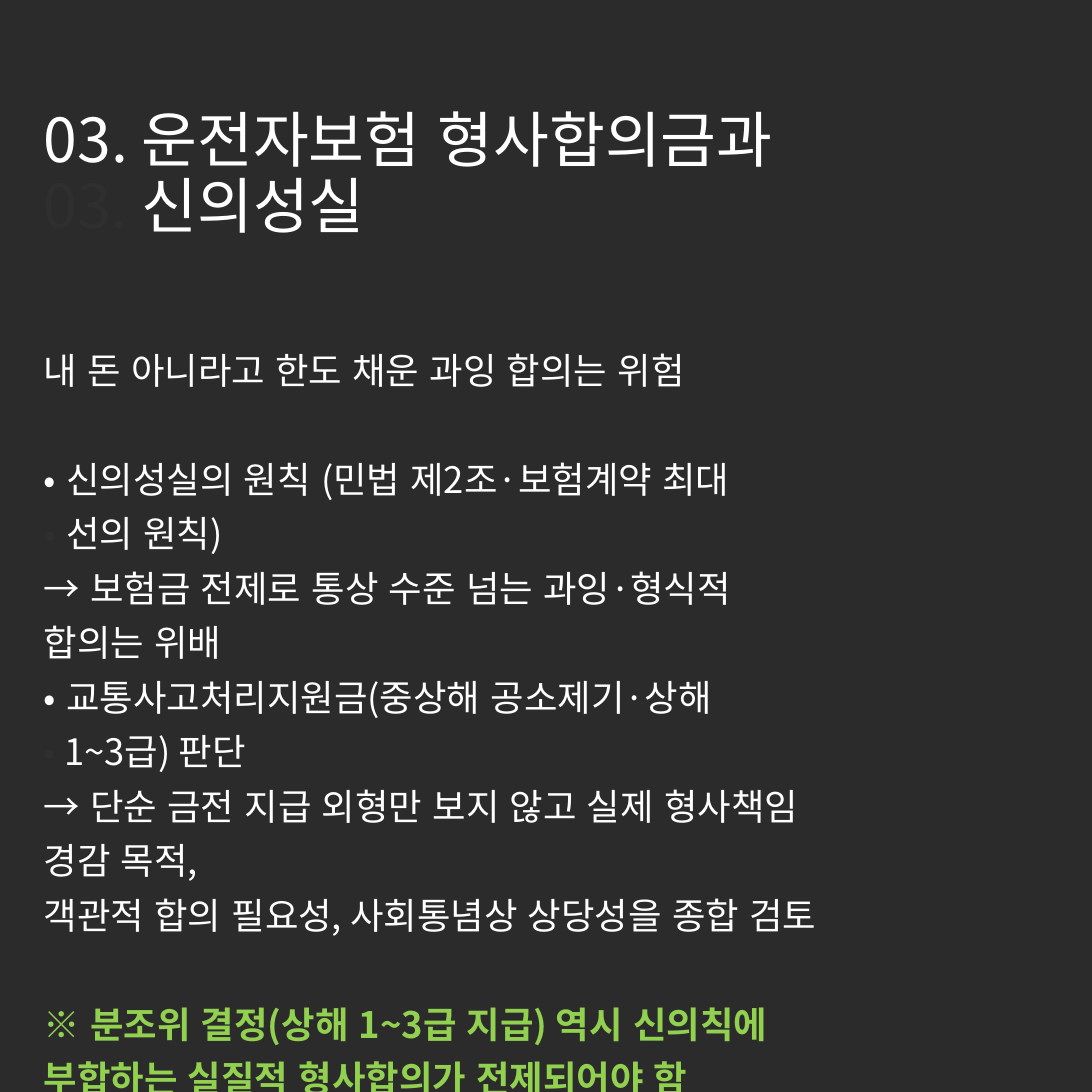
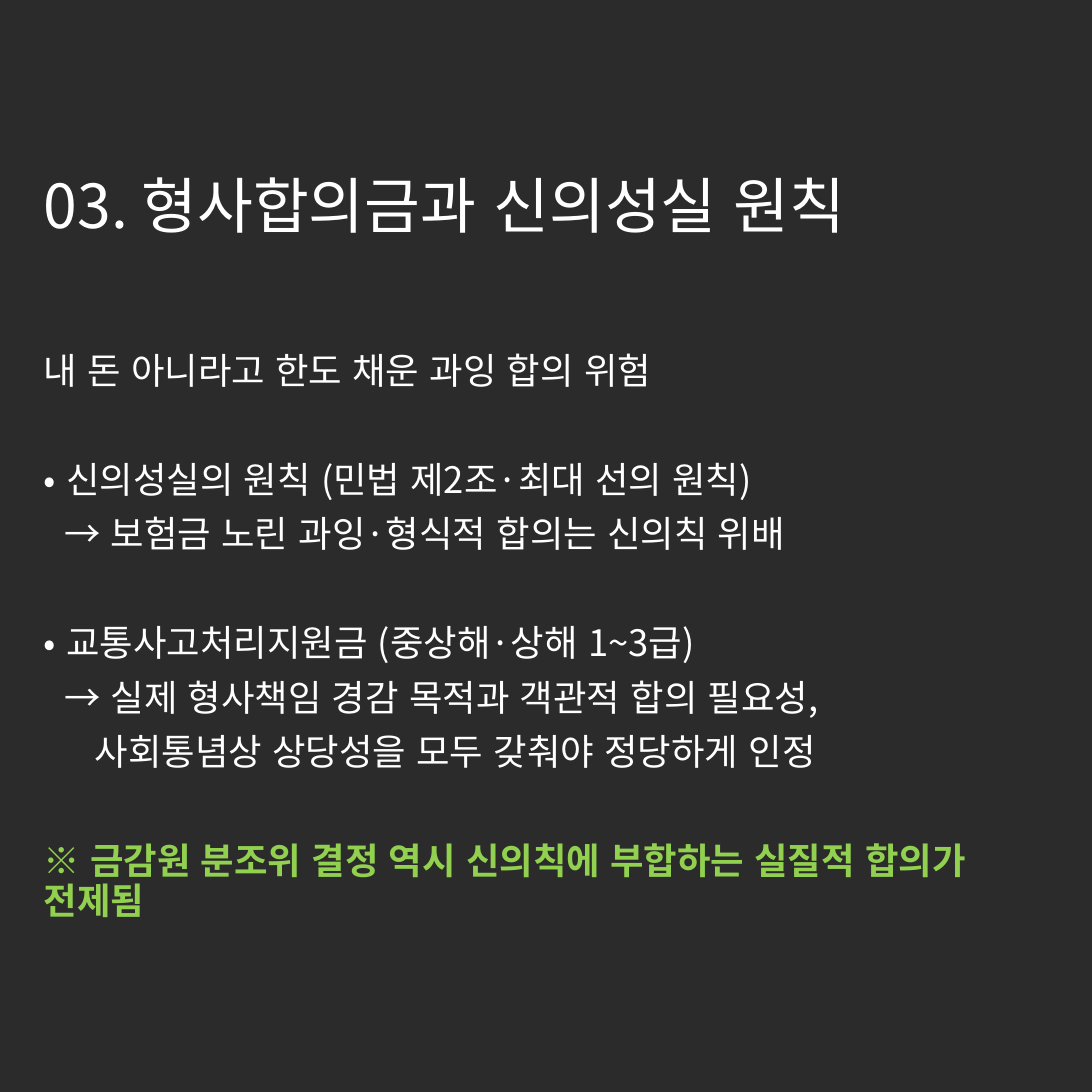
Before and after one commit to tladjuster00000029/brunch-SNS--auto, a slide deck: slide 4 of posts/images/generated_cards.pptx. Drawn at 1092x1092 pixels with LibreOffice and Linux fonts; fonts in the diff are those of the drawing; background and template pictures are left out; a plain dark background stands for a picture behind light text. Boxes give left, top, right and bottom in pixels: in the first picture for what was removed or moved away, otherwise in the second. Text is boxed around its words. In the diff, an @@ line names an element or a change of style, - is before the commit and + after.

```diff
--- a/posts/images/generated_cards.pptx
+++ b/posts/images/generated_cards.pptx
@@ title at <box>44,177,846,233</box>: text changed @@
-03. 운전자보험 형사합의금과
-03. 신의성실
+03. 형사합의금과 신의성실 원칙
@@ subtitle at <box>44,353,966,917</box>: text changed @@
-내 돈 아니라고 한도 채운 과잉 합의는 위험
-• 신의성실의 원칙 (민법 제2조·보험계약 최대
-• 선의 원칙)
-→ 보험금 전제로 통상 수준 넘는 과잉·형식적
-합의는 위배
-• 교통사고처리지원금(중상해 공소제기·상해
-• 1~3급) 판단
-→ 단순 금전 지급 외형만 보지 않고 실제 형사책임
-경감 목적,
-객관적 합의 필요성, 사회통념상 상당성을 종합 검토
-※ 분조위 결정(상해 1~3급 지급) 역시 신의칙에
-부합하는 실질적 형사합의가 전제되어야 함
+내 돈 아니라고 한도 채운 과잉 합의 위험
+• 신의성실의 원칙 (민법 제2조·최대 선의 원칙)
+→ 보험금 노린 과잉·형식적 합의는 신의칙 위배
+• 교통사고처리지원금 (중상해·상해 1~3급)
+→ 실제 형사책임 경감 목적과 객관적 합의 필요성,
+사회통념상 상당성을 모두 갖춰야 정당하게 인정
+※ 금감원 분조위 결정 역시 신의칙에 부합하는 실질적 합의가 전제됨
```
Also in this commit, not shown: 4 other slides changed, 7 other files.
